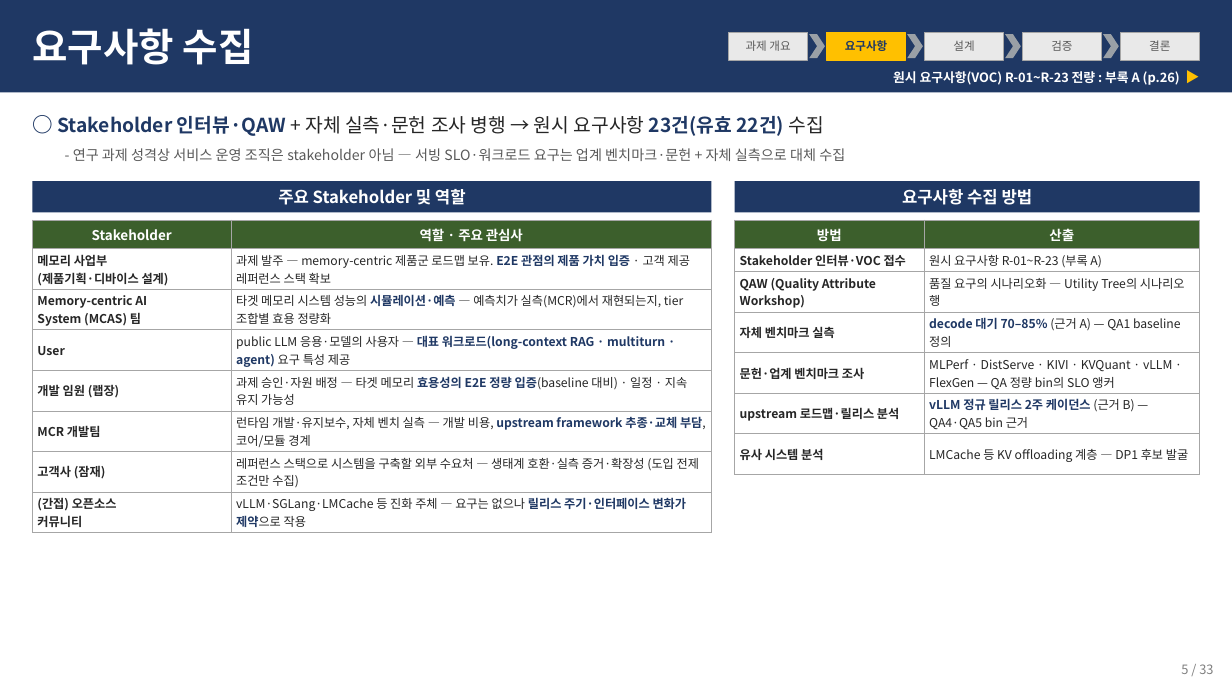
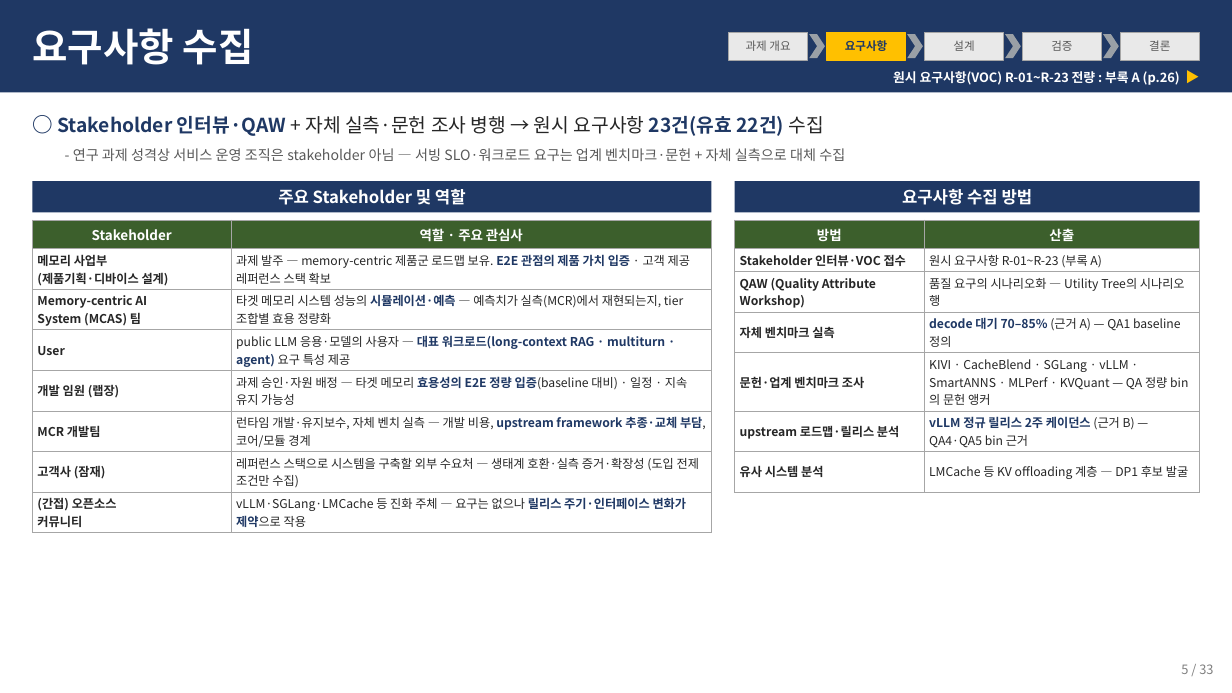
Before and after one commit to mkim0628/architect, a slide deck: slide 1 of docs/mcr_req_deck.pptx. Drawn at 1232x693 pixels with LibreOffice and Linux fonts; fonts in the diff are those of the drawing. Boxes give left, top, right and bottom in pixels: in the first picture for what was removed or moved away, otherwise in the second. Text is boxed around its words. In the diff, an @@ line names an element or a change of style, - is before the commit and + after.

```diff
--- a/docs/mcr_req_deck.pptx
+++ b/docs/mcr_req_deck.pptx
@@ table at (735,220,1200,483) @@
-row 5, column 2: MLPerf · DistServe · KIVI · KVQuant · vLLM · FlexGen — QA 정량 bin의 SLO 앵커
+row 5, column 2: KIVI · CacheBlend · SGLang · vLLM · SmartANNS · MLPerf · KVQuant — QA 정량 bin의 문헌 앵커
```
Also in this commit, not shown: 4 other slides changed, 4 other files.
